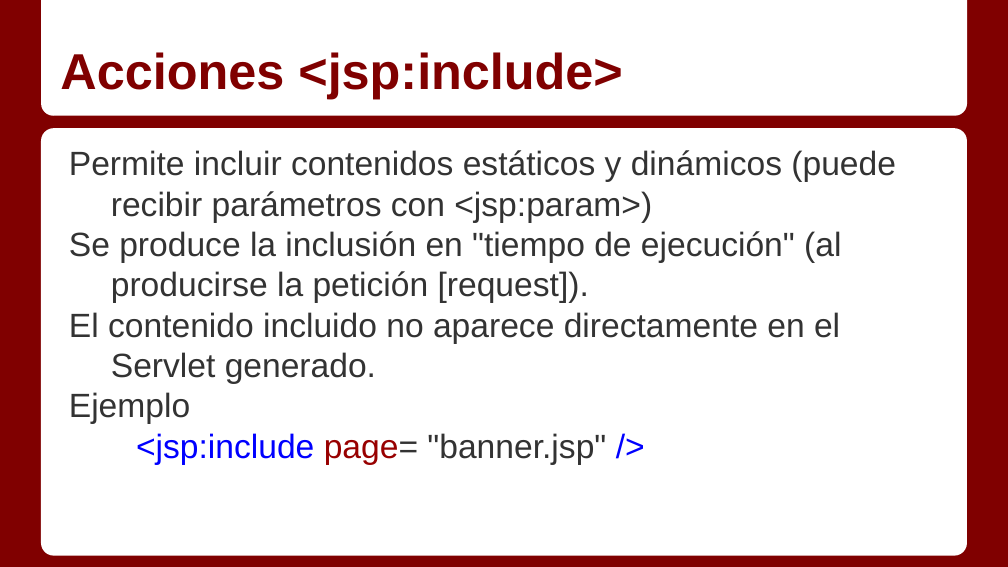
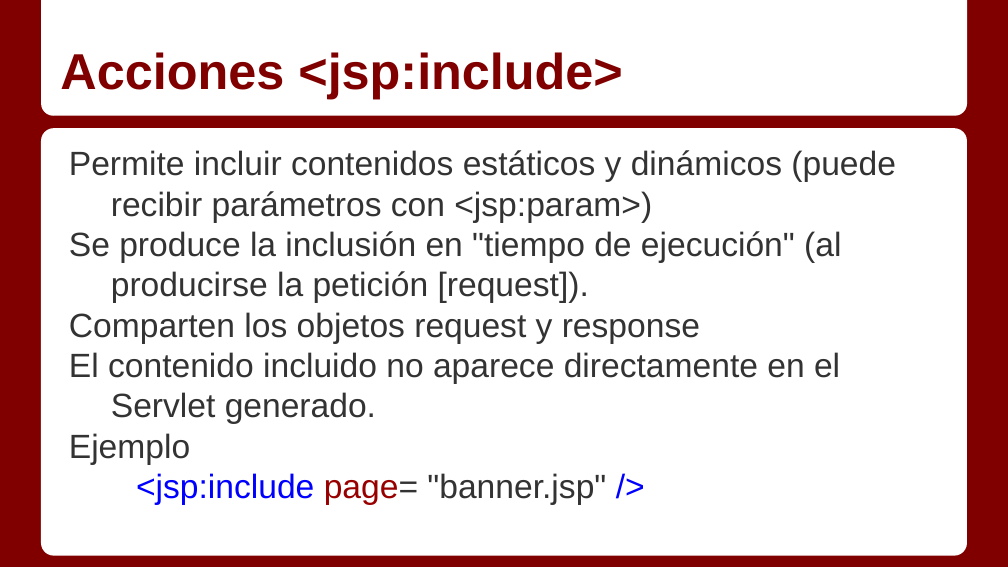
Before and after one commit to Gmuela/Apuntes, a slide deck: slide 24 of Servidor/Temas/2_0 - JSP y JSTL.pptx. Drawn at 1008x567 pixels with LibreOffice and Linux fonts; fonts in the diff are those of the drawing. Boxes give left, top, right and bottom in pixels: in the first picture for what was removed or moved away, otherwise in the second. Text is boxed around its words. In the diff, an @@ line names an element or a change of style, - is before the commit and + after.

```diff
--- a/Servidor/Temas/2_0 - JSP y JSTL.pptx
+++ b/Servidor/Temas/2_0 - JSP y JSTL.pptx
@@ text at (69,312,700,344): paragraph added @@
+Comparten los objetos request y response
```
Also in this commit, not shown: 4 other slides changed, 8 other files.
